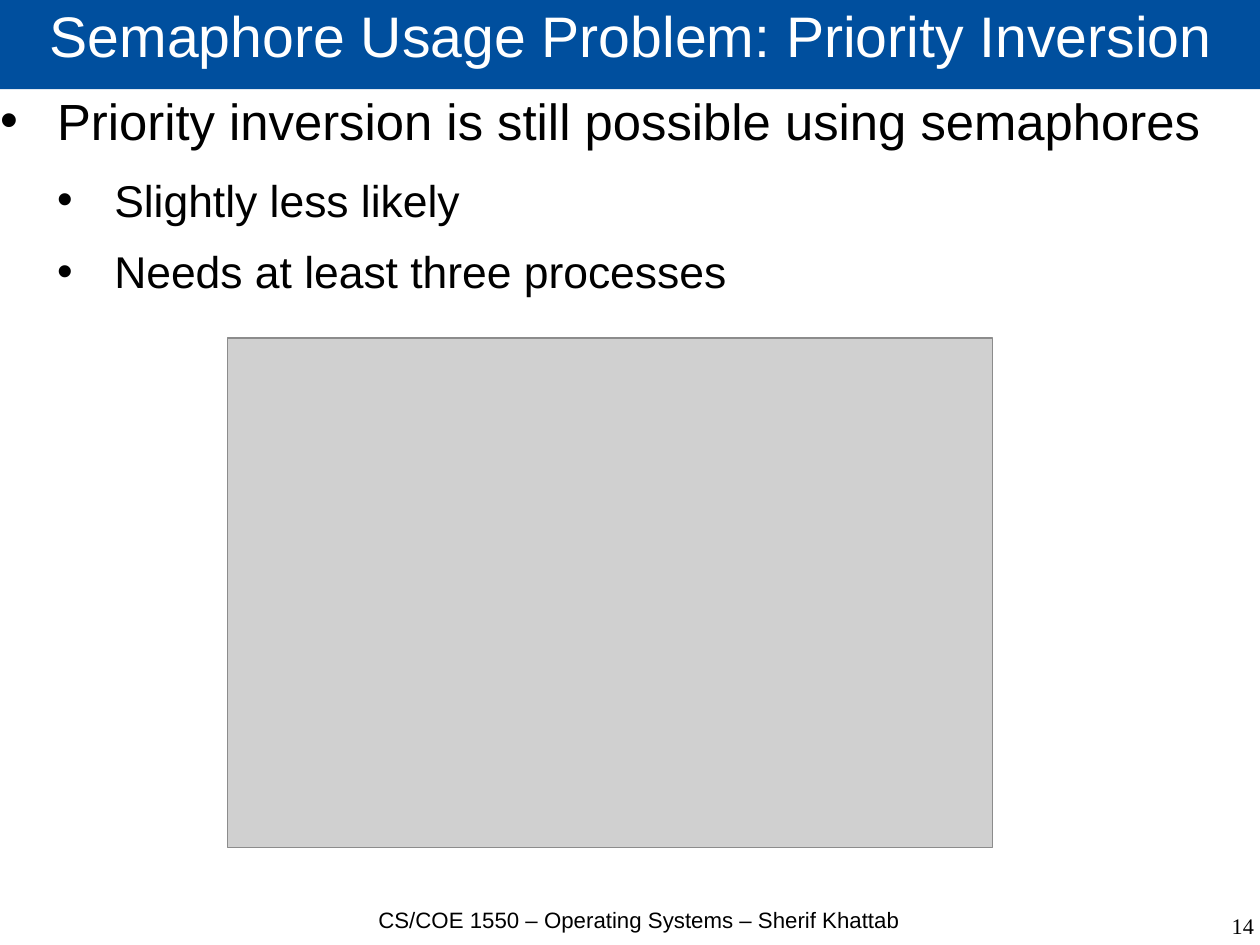
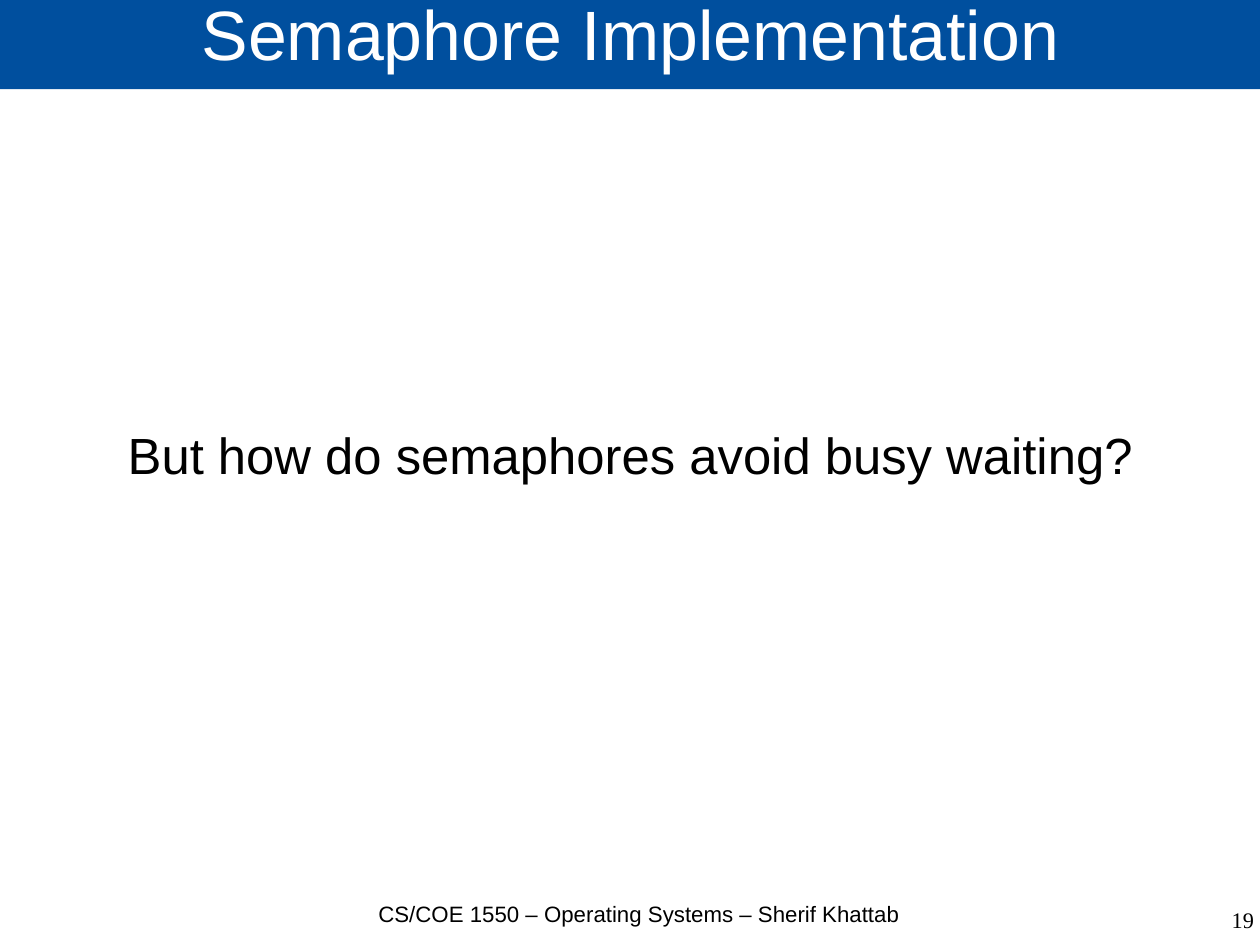
Before and after one commit to cs1550-2224/cs1550-code-handouts, a slide deck: slide 19 of DraftSlides/Lecture3.pptx (slide 14 before the commit). Drawn at 1260x945 pixels with LibreOffice and Linux fonts; fonts in the diff are those of the drawing; grey boxes stand for pictures. Boxes give left, top, right and bottom in pixels: in the first picture for what was removed or moved away, otherwise in the second. Text is boxed around its words. In the diff, an @@ line names an element or a change of style, - is before the commit and + after.

```diff
--- a/DraftSlides/Lecture3.pptx
+++ b/DraftSlides/Lecture3.pptx
@@ title at (202, 9, 1059, 73): text changed; size 36 to 44 pt @@
-Semaphore Usage Problem: Priority Inversion
+Semaphore Implementation
@@ picture removed at (228, 338, 992, 848) @@
@@ text at (128, 437, 1132, 485): text changed @@
-• Priority inversion is still possible using semaphores
-  • Slightly less likely
-  • Needs at least three processes
+But how do semaphores avoid busy waiting?
@@ text "CS/COE 1550 – Operating Systems ...": place and size @@
-text "CS/COE 1550 – Operating Systems ..." at (378, 912, 899, 933)
+text "CS/COE 1550 – Operating Systems ..." at (378, 906, 899, 927)
@@ page number at (1232, 913, 1254, 929): text changed @@
-14
+19
```
Also in this commit, not shown: 12 other slides changed, 11 slides added, 2 slides removed, 2 other files.
